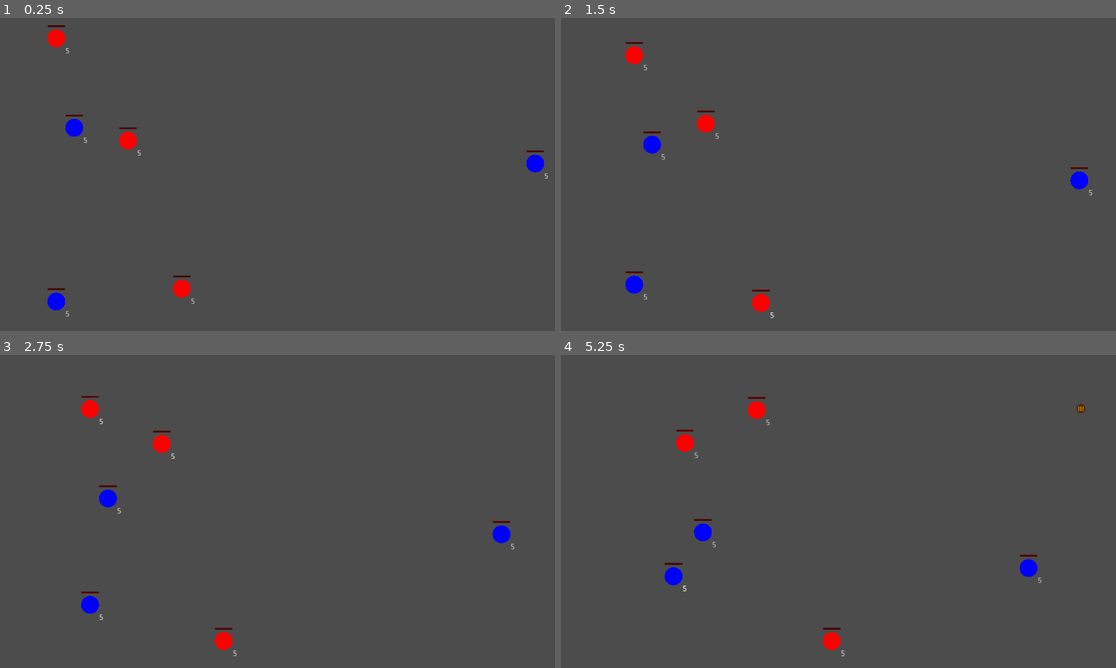
Above: before the commit, frames 1-4 (two rows, left to right).
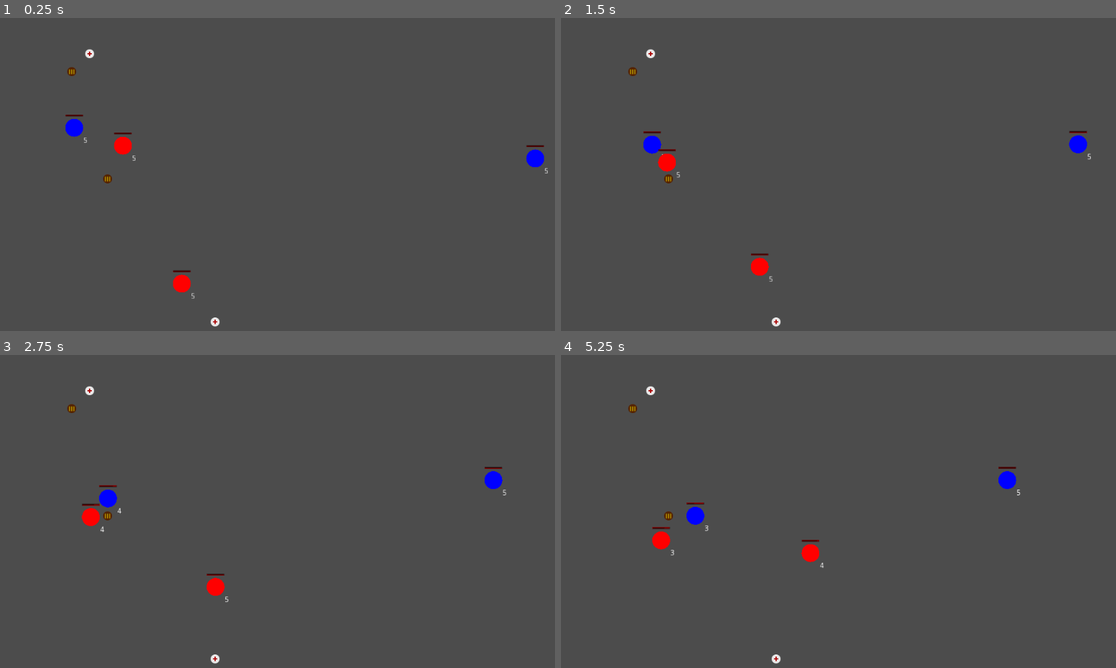
Above: after the commit, the same moments.

Repository: Nabiz/ZombieGameAI
Game: Godot game, scene res://Main.tscn
Two runs of this game, one before a commit and one after it. Both use one fixed random seed, a clock stepped at 60 frames per second and the inputs below.
Inputs:
- Up to frame 1 (0.25 s): no input
- Up to frame 2 (1.5 s): no input
- Up to frame 3 (2.75 s): no input
- Up to frame 4 (5.25 s): no input

The runs differ from the first frame. In frame 1, 1.0% of the frame differs, in the area x 8-99%, y 2-99%; in frame 2, 1.6%; in frame 3, 1.6%; in frame 4, 2.0%, in the area x 12-95%, y 9-99%.

Commit message:
add states

Diff:
--- a/BotShooter/Bot.gd
+++ b/BotShooter/Bot.gd
@@ -21,6 +21,9 @@
 var raycast
 var shoot_ray
 
+#AID AMMO FIGHT WANDER
+var state = "wander"
+var goal = null
 
 func _ready():
 	astar = MyAstar.new()
@@ -39,7 +42,39 @@
 	vertex = Utils.graph.vertices[randi() % len(Utils.graph.vertices)].id
 	position = Utils.graph.get_vertex(vertex).position
 
+func update_state():
+	if health <= 3:
+		if state == "wander":
+			path = []
+		state = "aid"
+	elif ammo <= 3:
+		if state == "wander":
+			path = []
+		state = "bullet"
+	else:
+		state = "wander"
+
+	if state != "wander":
+		if goal.info == "empty":
+			path = []
+
+func calculate_goal():
+	if state == "aid":
+		for v in Utils.graph.vertices:
+			if v.info == "aid":
+				print("LECZONKO")
+				return v
+	elif state == "bullet":
+		for v in Utils.graph.vertices:
+			if v.info == "bullet":
+				print("DUPCIA")
+				return v
+	elif state == "wander":
+		return Utils.graph.vertices[randi() % len(Utils.graph.vertices)]
+	return Utils.graph.vertices[randi() % len(Utils.graph.vertices)]
+
 func _process(delta):
+	update_state()
 	if vertex == null:
 		initialize()
 	if destination:
@@ -59,7 +94,8 @@
 			destination = Utils.graph.get_vertex(destination_id).position
 			direction = (destination - position).normalized()
 		else:
-			search_for_new_path(Utils.graph.vertices[randi() % len(Utils.graph.vertices)].id)
+			goal = calculate_goal()
+			search_for_new_path(goal.id)
 
 	if health == 0:
 		$CollisionShape2D.disabled = true
@@ -69,12 +105,13 @@
 	raycast_enemy()
 
 func search_for_new_path(target):
-	var astar_result = astar.search(vertex, target)
-	var v = astar_result[target]
-	path = [target]
-	while v != null:
-		path.push_front(v)
-		v = astar_result[v]
+	if target:
+		var astar_result = astar.search(vertex, target)
+		var v = astar_result[target]
+		path = [target]
+		while v != null:
+			path.push_front(v)
+			v = astar_result[v]
 
 func check_pickup():
 	var v = Utils.graph.get_vertex(vertex)
@@ -84,7 +121,7 @@
 		health_bar.value = health
 	elif v.info == "bullet":
 		v.change_info("empty")
-		ammo = clamp(ammo+10, 0, 20)
+		ammo = clamp(ammo+5, 0, 10)
 		ammo_label.text = str(ammo)
 
 func raycast_enemy():
@@ -100,7 +137,9 @@
 			shoot_to_enemy(enemy, enemies)
 
 func shoot_to_enemy(enemy, enemies):
-	if can_shoot:
+	if can_shoot and ammo>0:
+		ammo -= 1
+		ammo_label.text = str(ammo)
 		can_shoot = false
 		shoot_ray.set_cast_to(100*(enemy.position-self.position).rotated(rand_range(-0.2, 0.2)))
 		shoot_ray.force_raycast_update()
--- a/BotShooter/Main.gd
+++ b/BotShooter/Main.gd
@@ -8,12 +8,15 @@
 
 func _ready():
 	randomize()
+	for i in range(2):
+		var v = Utils.graph.vertices[randi() % len(Utils.graph.vertices)]
+		var v2 = Utils.graph.vertices[randi() % len(Utils.graph.vertices)]
+		v.change_info("aid")
+		v2.change_info("bullet")
 
 func _on_AidTimer_timeout():
 	var v = Utils.graph.vertices[randi() % len(Utils.graph.vertices)]
-	if v.info == "empty":
-		if randi() % 2 == 0:
-			v.change_info("aid")
-		else:
-			v.change_info("bullet")
-	$AidTimer.start(4)
+	var v2 = Utils.graph.vertices[randi() % len(Utils.graph.vertices)]
+	v.change_info("aid")
+	v2.change_info("bullet")
+	$AidTimer.start(10)
--- a/BotShooter/Main.tscn
+++ b/BotShooter/Main.tscn
@@ -56,19 +56,14 @@
 
 [node name="Bot3" parent="." instance=ExtResource( 3 )]
 
-[node name="Bot5" parent="." instance=ExtResource( 3 )]
-
 [node name="Bot2" parent="." instance=ExtResource( 3 )]
 team = 1
 
 [node name="Bot4" parent="." instance=ExtResource( 3 )]
 team = 1
 
-[node name="Bot6" parent="." instance=ExtResource( 3 )]
-team = 1
-
 [node name="AidTimer" type="Timer" parent="."]
-wait_time = 4.0
+wait_time = 10.0
 autostart = true
 
 [connection signal="timeout" from="AidTimer" to="." method="_on_AidTimer_timeout"]
